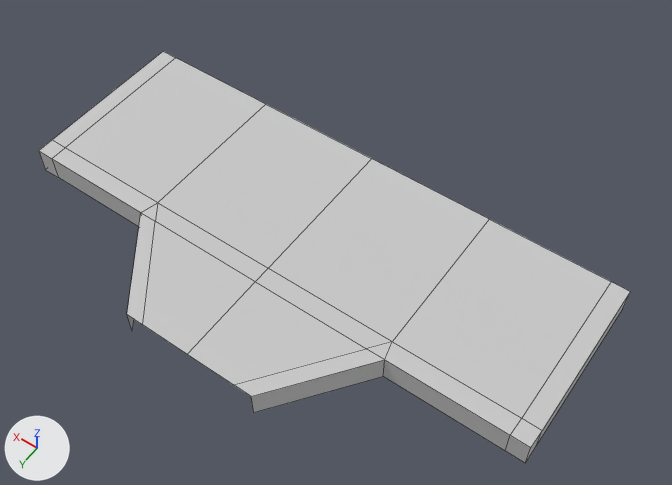
A saved change to the FBX model Assets/Art Assets/Scene01/Drop/Drop_Platform_01.FBX.
The view is the same before and after, from a camera (50 mm lens) standing at (-24.6, 38.9, 51.0) and looking at (-2.6, 8.1, 2.6). The axes (+X, +Y, +Z) are drawn at lower left. The lights are the same throughout. Mesh edges are drawn as thin lines.

Names of what the first picture shows: 'Drop_Platform_01'.
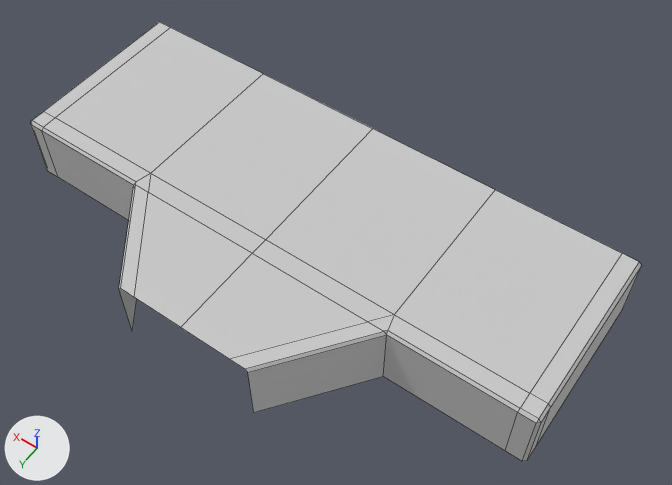
Scene script edits in JSON lines:
```json
{"block": "me_mesh", "where": "# used by ob_drop_platform_01; location = (0.0, 0.0, 0.0)"}
{"op": "remove", "block": "me_mesh", "code": "me_mesh.from_pydata(...)  # 40 vertices, 28 faces; spans x -20.0..20.0, y 0.0..20.0, z 0.0..2.0"}
{"op": "add", "block": "me_mesh", "code": "me_mesh.from_pydata(...)  # 58 vertices, 44 faces; spans x -20.0..20.0, y 0.0..20.0, z 0.0..5.0"}
{"block": "me_mesh", "change": "me_mesh part 1"}
{"block": "me_mesh", "change": "2 vertices are removed from x -20.0..20.0, y 13.3, z 2.0"}
{"block": "me_mesh", "change": "20 faces are deleted"}
{"block": "me_mesh", "change": "10 vertices in x -20.0..20.0, y 0.0..20.0, z 2.0 move by (0.0, 0.0, 2.8)"}
{"block": "me_mesh", "change": "8 vertices in x -18.7..18.7, y 0.0..20.0, z 2.0 move by (0.0, 0.0, 3.0)"}
{"block": "me_mesh", "change": "3 vertices in x 3.7..18.7, y 0.0..20.0, z 2.0 move by (1.1, 0.0, 3.0)"}
{"block": "me_mesh", "change": "3 vertices in x -18.7..-3.7, y 0.0..20.0, z 2.0 move by (-1.1, 0.0, 3.0)"}
{"block": "me_mesh", "change": "4 vertices move from x -20.0..20.0, y 0.0..13.3, z 0.0..2.0 to x -20.0..19.8, y 0.0..13.3, z 0.0..5.0"}
{"block": "me_mesh", "change": "4 vertices are added at (-9.7, 0.0, 5.0), (9.7, 0.0, 5.0), (10.0, 13.1, 5.0), (-10.0, 13.1, 5.0)"}
{"block": "me_mesh", "change": "5 new vertices lie (0.0, 1.1, 0.0) away from vertices in x -20.0..20.0, y 12.0, z 0.0..2.0"}
{"block": "me_mesh", "change": "6 new vertices lie (-1.1, 0.0, 0.0) away from vertices in x -18.7..8.7, y 12.0..20.0, z 0.0..5.0"}
{"block": "me_mesh", "change": "5 new vertices lie (1.1, 0.0, 0.0) away from vertices in x -8.7..18.7, y 12.0..20.0, z 2.0..5.0"}
{"block": "me_mesh", "change": "36 new faces join them"}
```

Location of each change, (x1, y1, x2, y2) in pixels of the pictures (672 x 485 px):
```json
{"object": "Drop_Platform_01", "change": "reshaped", "before": [39, 51, 630, 463], "after": [31, 22, 642, 461], "on screen": "7% taller"}
```
